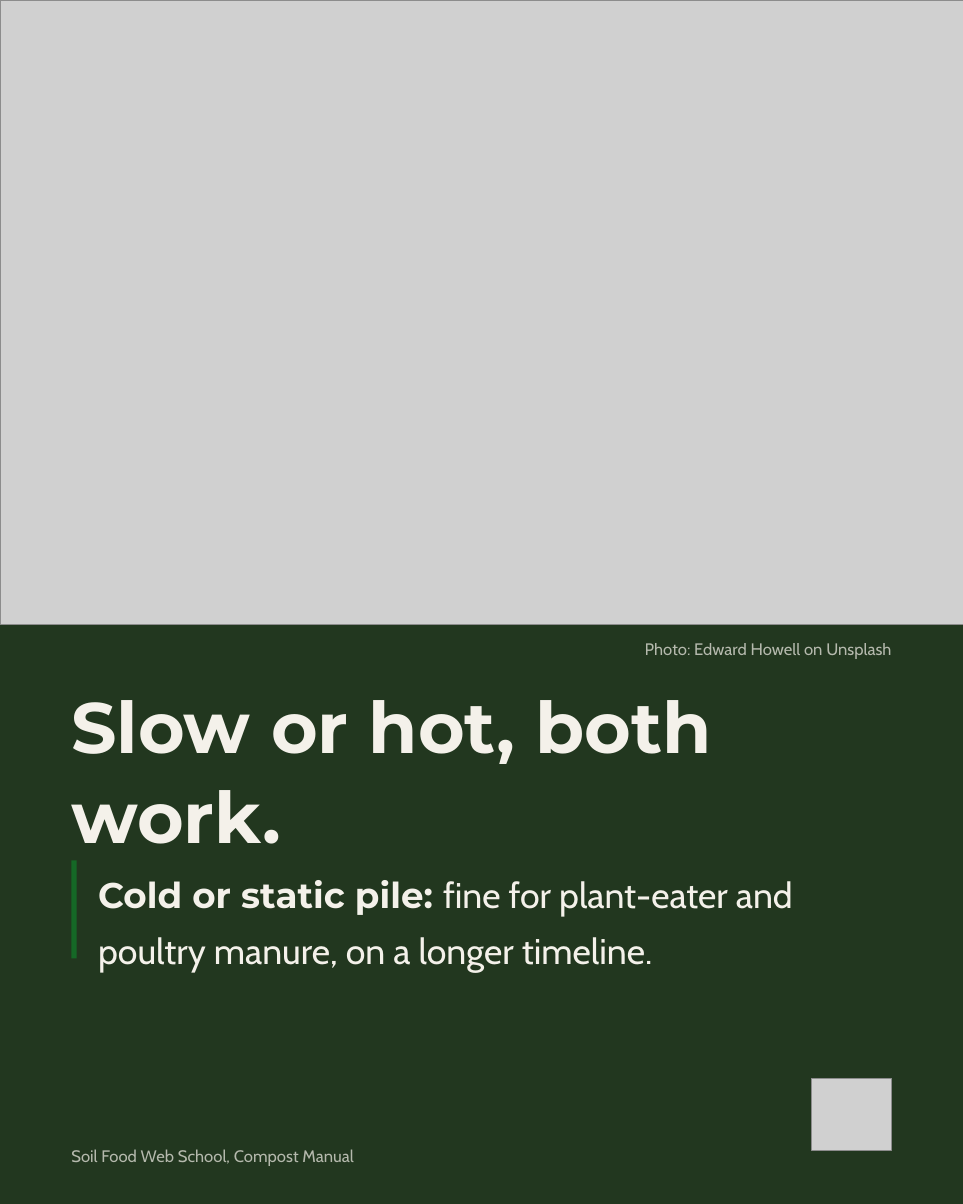
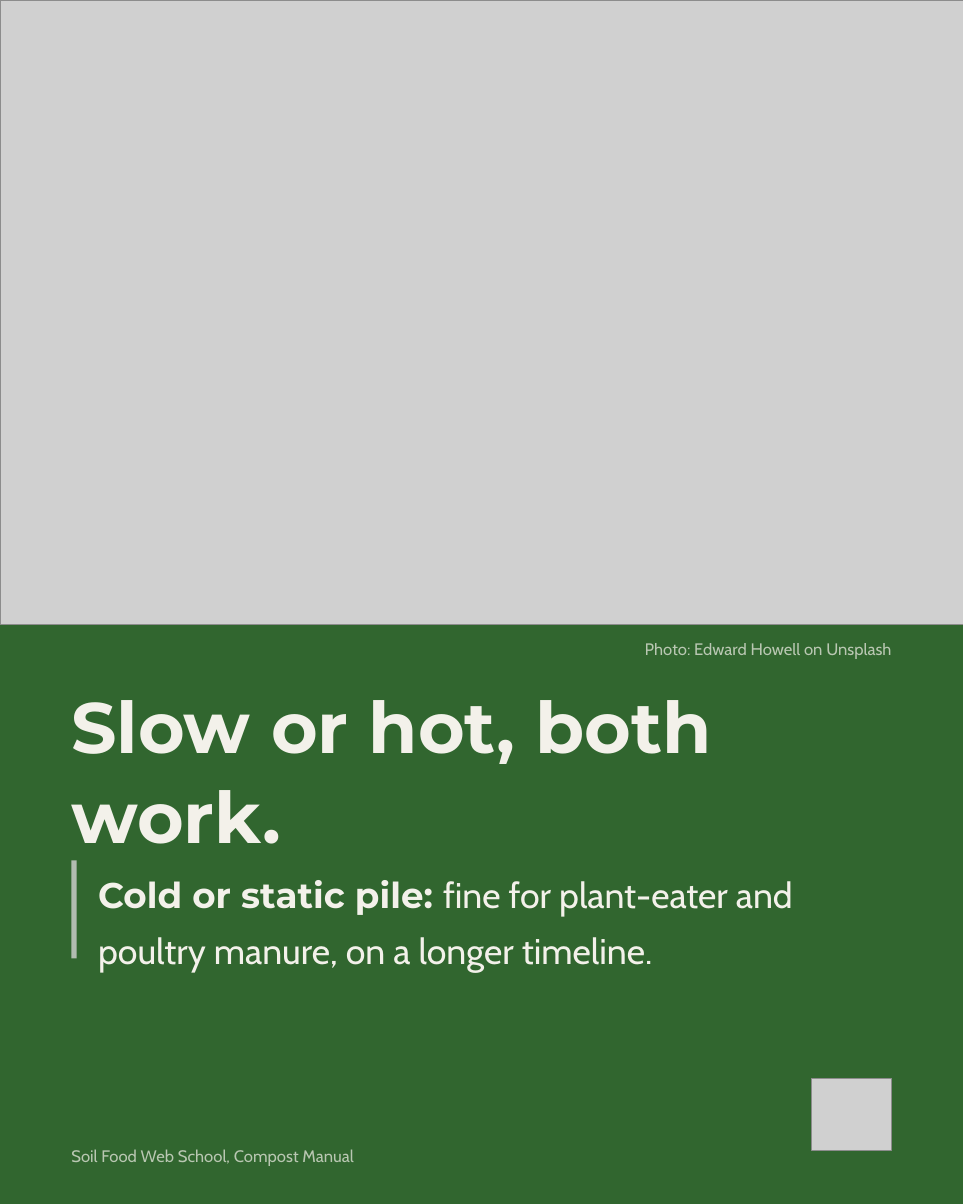
Before and after one commit to linneamoritznyc/SFW-SocialMedia, a slide deck: slide 8 of templates/posts/october/04-10-2026-sun-ig-world-animal-day-v2.pptx. Drawn at 963x1204 pixels with LibreOffice and Linux fonts; fonts in the diff are those of the drawing; grey boxes stand for pictures. Boxes give left, top, right and bottom in pixels: in the first picture for what was removed or moved away, otherwise in the second. Text is boxed around its words. In the diff, an @@ line names an element or a change of style, - is before the commit and + after.

```diff
--- a/templates/posts/october/04-10-2026-sun-ig-world-animal-day-v2.pptx
+++ b/templates/posts/october/04-10-2026-sun-ig-world-animal-day-v2.pptx
@@ background #22371F to #31662F @@
@@ text "Photo: Edward Howell on Unsplash" at [645,643,891,659]: text colour #F4F1EA at 70% opacity to #F3F1EA at 70% opacity @@
@@ text "Slow or hot, both work." at [71,700,711,844]: text colour #F4F1EA to #F3F1EA @@
@@ rectangle at [71,860,76,959]: fill #156826 to #B1BCB1 @@
@@ text "Cold or static pile: fine ..." at [98,880,793,972]: text colour #F4F1EA to #F3F1EA @@
@@ text "Soil Food Web School, Compost ..." at [71,1149,353,1166]: text colour #F4F1EA at 70% opacity to #F3F1EA at 70% opacity @@
```
Also in this commit, not shown: 9 other slides changed, 27 other files.
